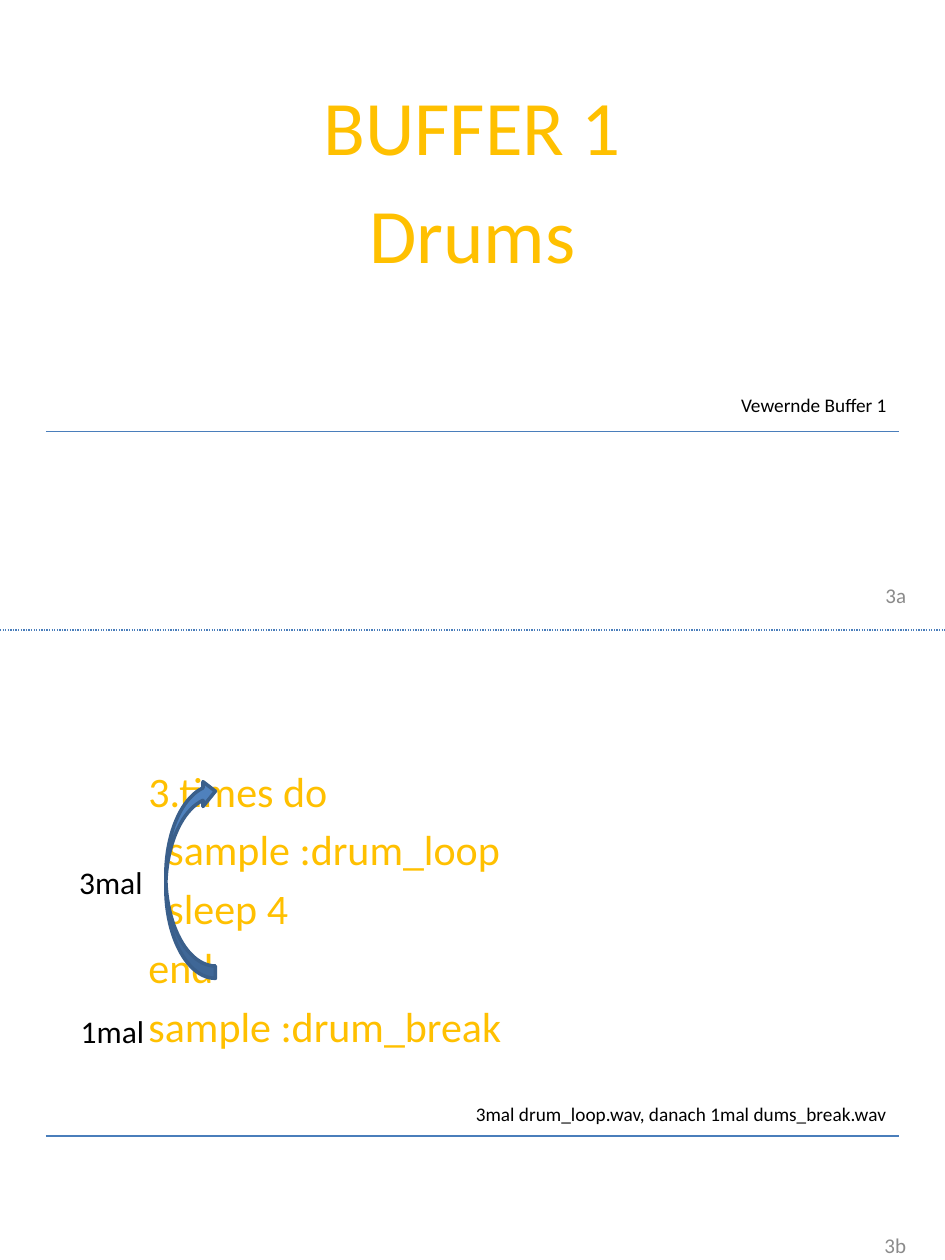
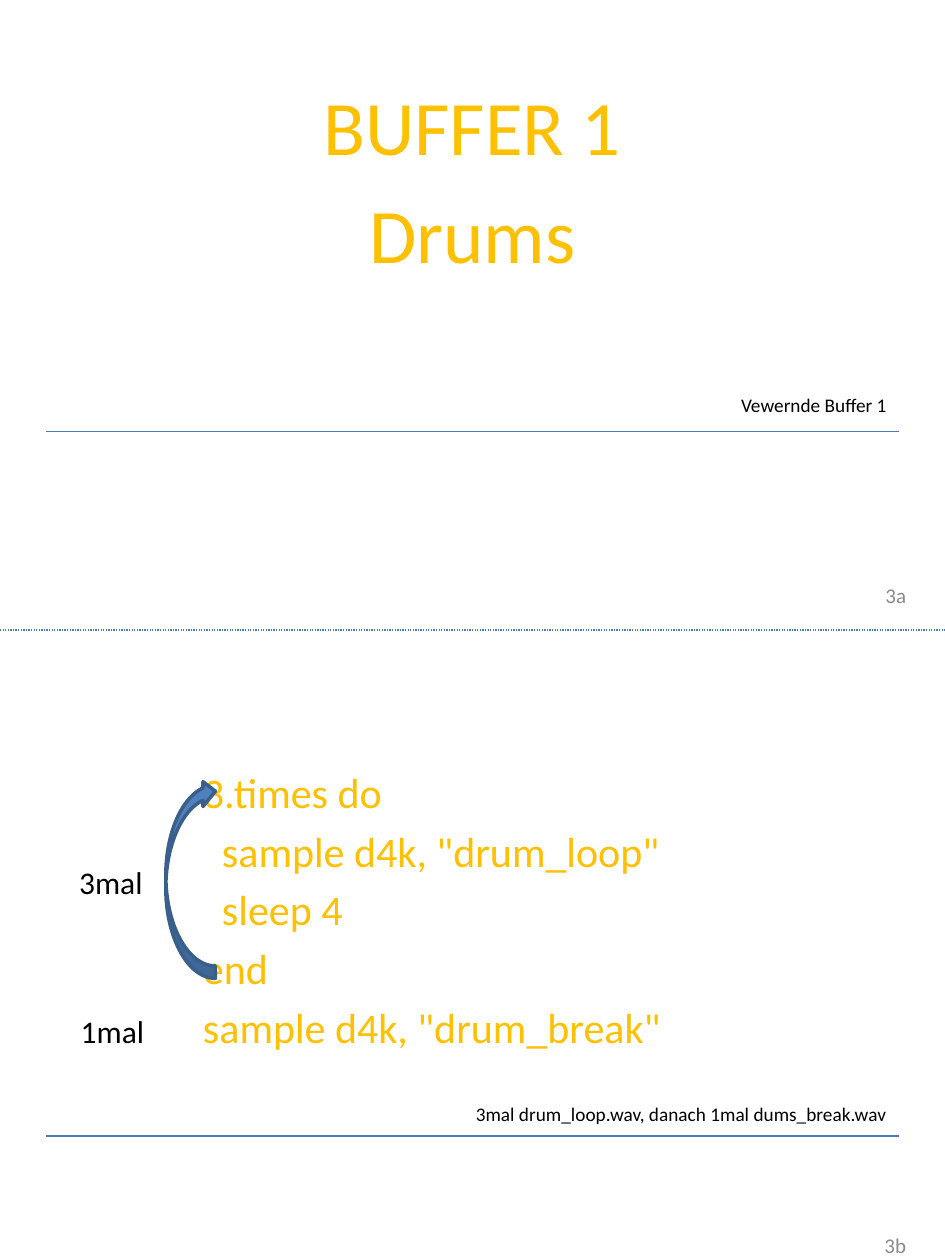
Before and after one commit to Devoxx4KidsDE/SonicPI, a slide deck: slide 3 of presentation/de/SonicPI_jingle_de.pptx. Drawn at 945x1260 pixels with LibreOffice and Linux fonts; fonts in the diff are those of the drawing; background and template pictures are left out. Boxes give left, top, right and bottom in pixels: in the first picture for what was removed or moved away, otherwise in the second. Text is boxed around its words. In the diff, an @@ line names an element or a change of style, - is before the commit and + after.

```diff
--- a/presentation/de/SonicPI_jingle_de.pptx
+++ b/presentation/de/SonicPI_jingle_de.pptx
@@ text "3.times do" moved from (x1=148, y1=777, x2=502, y2=1049) to (x1=203, y1=778, x2=660, y2=1050) @@
@@ text at (x1=222, y1=837, x2=659, y2=874): text changed @@
-sample :drum_loop
+sample d4k, "drum_loop"
@@ text at (x1=203, y1=1013, x2=660, y2=1050): text changed @@
-sample :drum_break
+sample d4k, "drum_break"
```
Also in this commit, not shown: 5 other slides changed.
